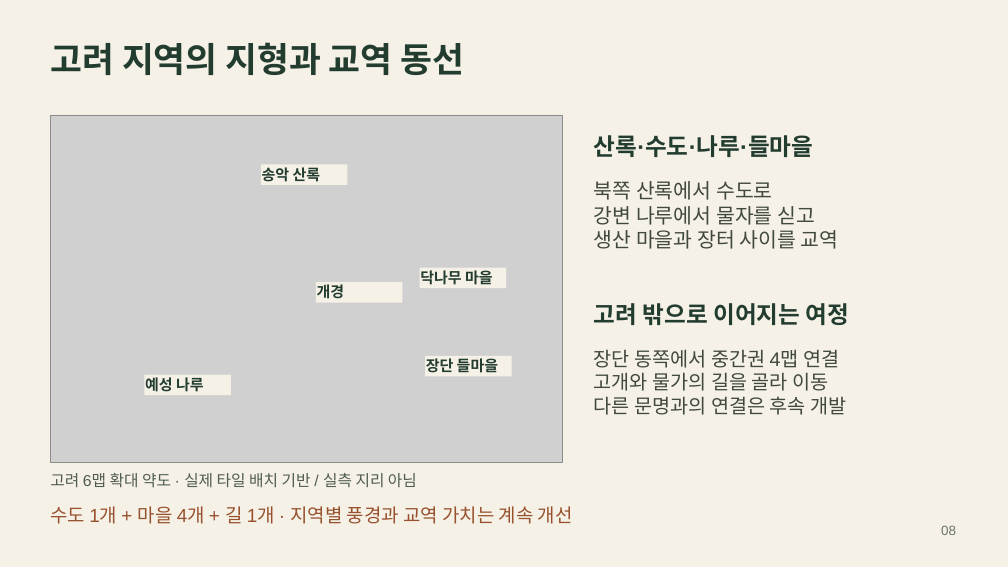
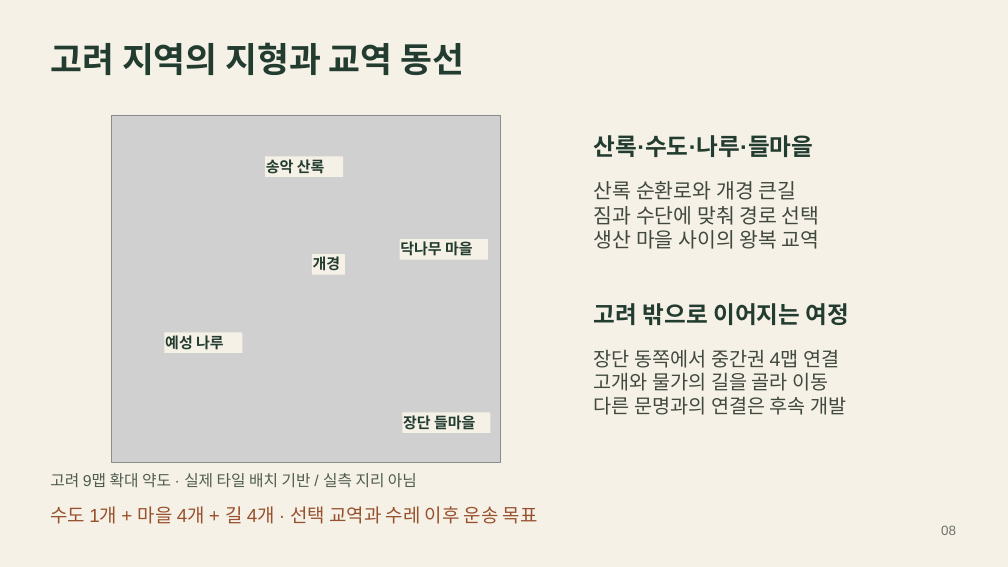
Before and after one commit to hundredman/pocket-caravan, a slide deck: slide 8 of Presentations/2026-10-19/팀별 게임 기획 발표 자료_최종.pptx. Drawn at 1008x567 pixels with LibreOffice and Linux fonts; fonts in the diff are those of the drawing; grey boxes stand for pictures. Boxes give left, top, right and bottom in pixels: in the first picture for what was removed or moved away, otherwise in the second. Text is boxed around its words. In the diff, an @@ line names an element or a change of style, - is before the commit and + after.

```diff
--- a/Presentations/2026-10-19/팀별 게임 기획 발표 자료_최종.pptx
+++ b/Presentations/2026-10-19/팀별 게임 기획 발표 자료_최종.pptx
@@ picture: place and size @@
-picture at [51, 115, 563, 462]
+picture at [112, 115, 501, 462]
@@ rectangle "송악 산록": place and size @@
-rectangle "송악 산록" at [261, 165, 348, 185]
+rectangle "송악 산록" at [265, 157, 343, 177]
@@ text at [594, 181, 820, 249]: text changed @@
-북쪽 산록에서 수도로
-강변 나루에서 물자를 싣고
-생산 마을과 장터 사이를 교역
+산록 순환로와 개경 큰길
+짐과 수단에 맞춰 경로 선택
+생산 마을 사이의 왕복 교역
@@ rectangle "닥나무 마을": place and size @@
-rectangle "닥나무 마을" at [420, 268, 507, 288]
+rectangle "닥나무 마을" at [400, 239, 488, 259]
@@ rectangle "개경": place and size @@
-rectangle "개경" at [316, 282, 403, 302]
+rectangle "개경" at [312, 254, 346, 274]
@@ rectangle "예성 나루": place and size @@
-rectangle "예성 나루" at [144, 375, 231, 395]
+rectangle "예성 나루" at [165, 333, 243, 353]
@@ rectangle "장단 들마을": place and size @@
-rectangle "장단 들마을" at [425, 356, 512, 377]
+rectangle "장단 들마을" at [402, 412, 491, 433]
@@ text at [50, 473, 417, 488]: text changed @@
-고려 6맵 확대 약도 · 실제 타일 배치 기반 / 실측 지리 아님
+고려 9맵 확대 약도 · 실제 타일 배치 기반 / 실측 지리 아님
@@ text at [50, 506, 538, 524]: text changed @@
-수도 1개 + 마을 4개 + 길 1개 · 지역별 풍경과 교역 가치는 계속 개선
+수도 1개 + 마을 4개 + 길 4개 · 선택 교역과 수레 이후 운송 목표
```
Also in this commit, not shown: 1 other slide changed, 19 other files.
